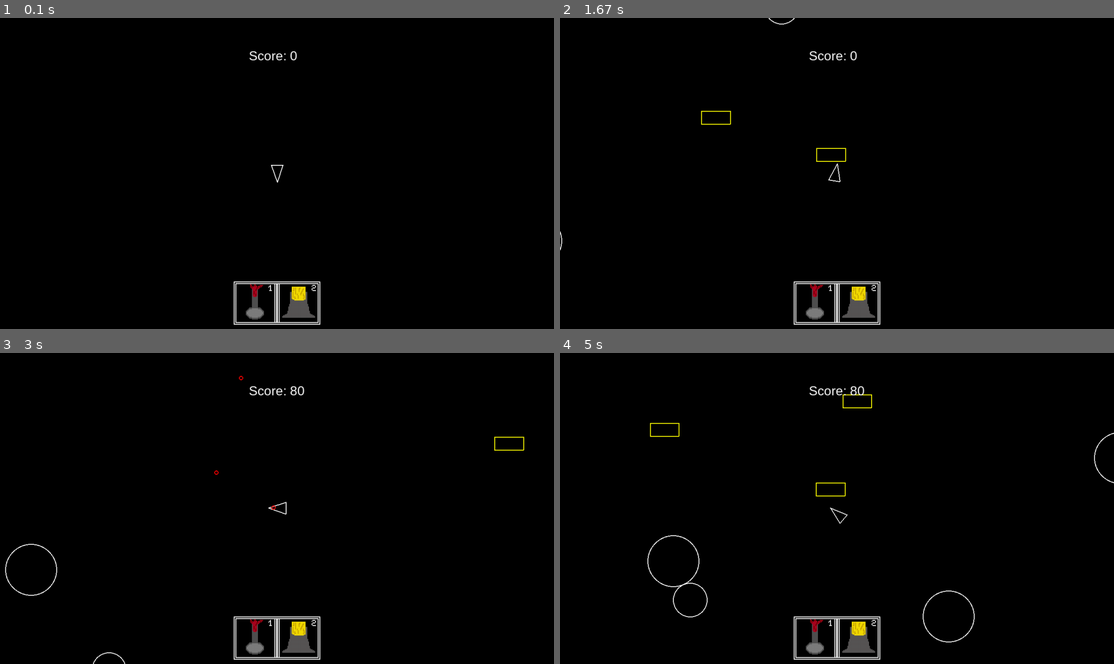
Above: before the commit, frames 1-4 (two rows, left to right).
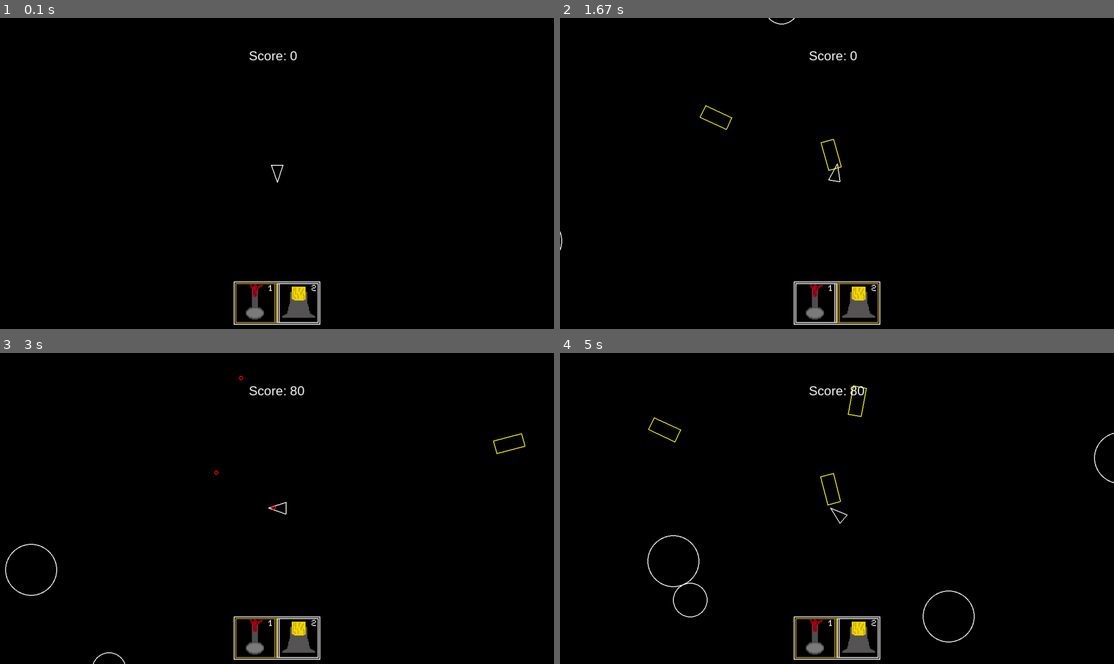
Above: after the commit, the same moments.

Repository: ThoughtPilot000/asteroids-pygame
Game: pygame game, started from main.py
Same seed, same stepped clock (60 frames per second), same inputs: the game is played once before the commit and once after it.
Inputs:
- Up to frame 1 (0.1 s): no input
- Up to frame 2 (1.67 s): tap Space at 0.33, 0.73, 1.03, 1.23, 1.57 s; hold D 0.67-1.13 s; tap F at 0.82 s; hold W 1.17-1.47 s; hold D from 1.5 s (still down)
- Up to frame 3 (3 s): tap Space at 1.87, 2.07, 2.37, 2.63, 2.97 s; release D at 1.97 s; hold A 2-2.53 s; tap F at 2.15 s; hold S 2.57-2.87 s; hold A from 2.9 s (still down)
- Up to frame 4 (5 s): tap Space at 3.27, 3.4, 3.8, 4.1, 4.47, 4.87 s; release A at 3.3 s; hold W 3.33-3.7 s; tap F at 3.48, 4.95 s; hold D 3.73-4.37 s; hold S 4.4-4.77 s; hold A from 4.8 s (still down)

The runs differ from the first frame. In frame 1, 0.2% of the frame differs, in the area x 42-50%, y 85-99%; in frame 2, 0.4%; in frame 3, 0.3%; in frame 4, 0.5%, in the area x 15-57%, y 10-99%.

Commit message:
big laser rotates, dock displays current equiped laser

Diff:
--- a/main.py
+++ b/main.py
@@ -17,10 +17,17 @@
     dt = 0
 
     pygame.init()
+
+    dock_1 = pygame.image.load("assets/small_laser_equ.png")
+    dock_2 = pygame.image.load("assets/big_laser_equ.png")
+    dock_1 = pygame.transform.scale(dock_1, (200, 100))
+    dock_2 = pygame.transform.scale(dock_2, (200, 100))
+
     updatable = pygame.sprite.Group()
     drawable = pygame.sprite.Group()
     asteroids = pygame.sprite.Group()
     shots = pygame.sprite.Group()
+    docks = pygame.sprite.Group()
 
     Player.containers = (updatable, drawable)
     Asteroids.containers = (asteroids, updatable, drawable)
@@ -29,8 +36,6 @@
 
     text_font = pygame.font.SysFont("Arial", 30)
     screen = pygame.display.set_mode((SCREEN_WIDTH,SCREEN_HEIGHT))
-    dock = pygame.image.load("assets/weapons_bar.png")
-    dock = pygame.transform.scale(dock, (200, 100))
 
     deltaclock = pygame.time.Clock()
 
@@ -86,7 +91,14 @@
         for sprite in drawable:
             sprite.draw(screen)
 
-        screen.blit(dock, (SCREEN_WIDTH / 2 - 100, SCREEN_HEIGHT / 2 + 250))
+        if player.laser_type == "red":
+            screen.blit(dock_1, (SCREEN_WIDTH / 2 - 100, SCREEN_HEIGHT / 2 + 250))
+        elif player.laser_type == "yellow":
+            screen.blit(dock_2, (SCREEN_WIDTH / 2 - 100, SCREEN_HEIGHT / 2 + 250))
+        else:
+            raise Exception("Unknown laser type")
+
+
         draw_text("Score: " + str(score), text_font, "white", SCREEN_WIDTH / 2 - 65 , SCREEN_HEIGHT - (SCREEN_HEIGHT - 70), screen)
 
         #always last called
--- a/player.py
+++ b/player.py
@@ -70,9 +70,9 @@
     def shoot(self):
         if self.cooldown_shot < 0:
             if self.laser_type == "yellow":
-                shot = Shot(self.position.x, self.position.y, SHOT_RADIUS * 3, self.laser_type)
+                shot = Shot(self.position.x, self.position.y, SHOT_RADIUS * 3, self.laser_type, self.rotation - 90)
             elif self.laser_type == "red":
-                shot = Shot(self.position.x, self.position.y, SHOT_RADIUS, self.laser_type)
+                shot = Shot(self.position.x, self.position.y, SHOT_RADIUS, self.laser_type, self.rotation)
             else:
                 raise Exception("Unknown laser type")
             shot.velocity = pygame.Vector2(0, 1)
--- a/shot.py
+++ b/shot.py
@@ -4,10 +4,10 @@
 
 class Shot(CircleShape):
 
-    def __init__(self, x,y,radius, type):
+    def __init__(self, x,y,radius, type, rotation):
         super().__init__(x,y,radius)
         self.type = type
-        self.rotation = 0
+        self.rotation = rotation
 
     def rectangle(self):
         forward = pygame.Vector2(0, 1).rotate(self.rotation)
Binary file added: assets/big_laser_equ.png
Binary file added: assets/small_laser_equ.png
Binary file removed: assets/weapons_bar.png
Not shown, changed: game_events.jsonl
